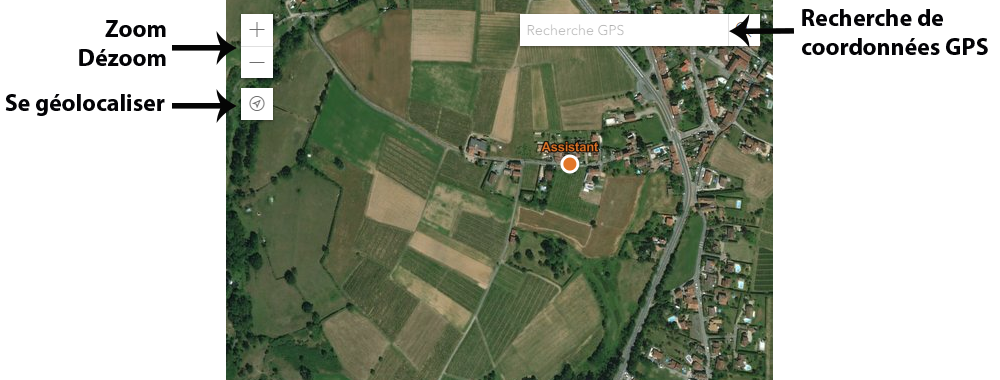
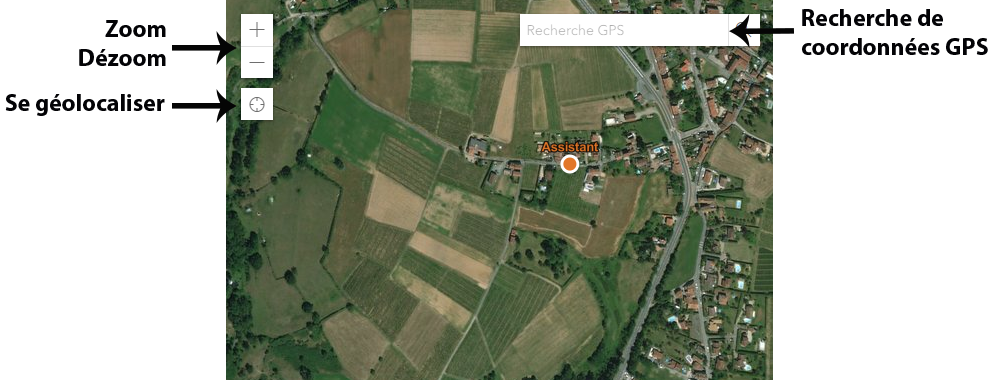
Revision of a layered 1000×380 image; what changed, layer by layer:
added layer "Calque 2" above "Recherche de coordonnées GPS" over [left=249, top=96, right=265, bottom=112]
